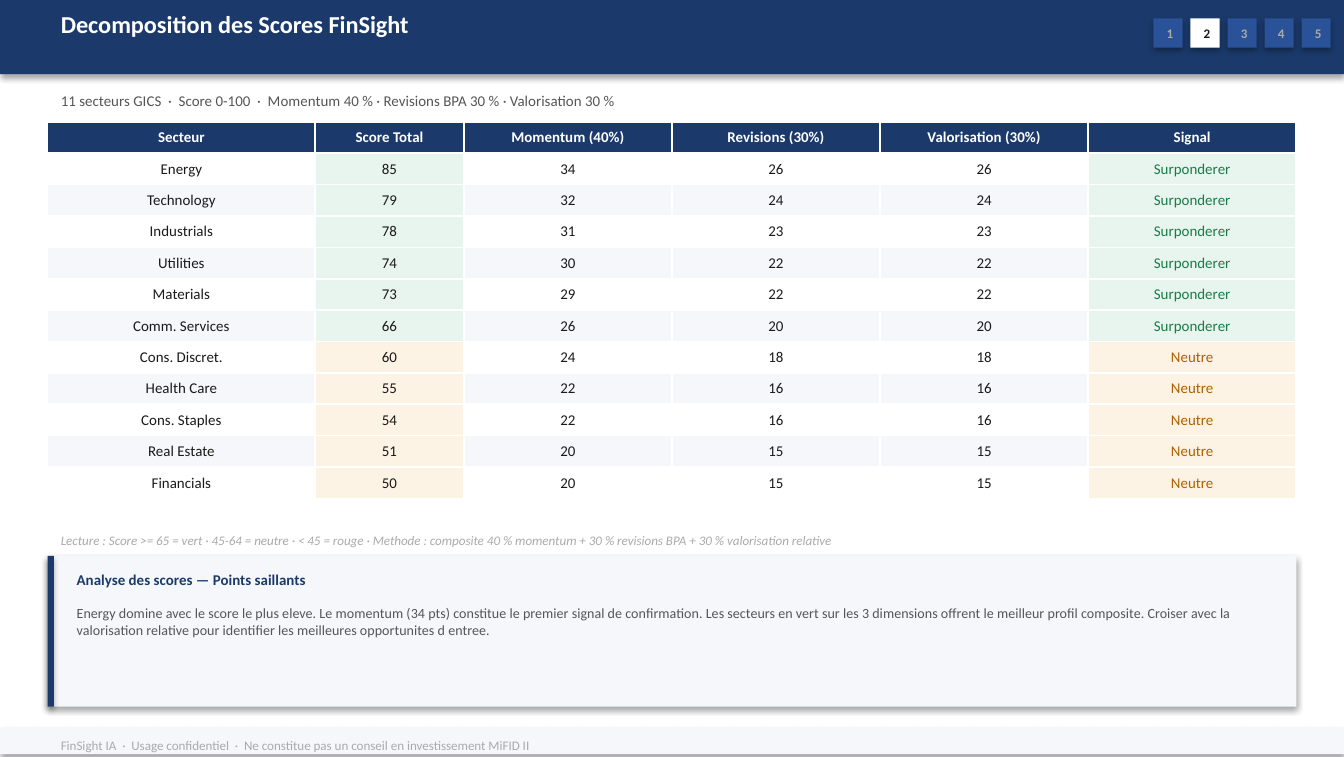
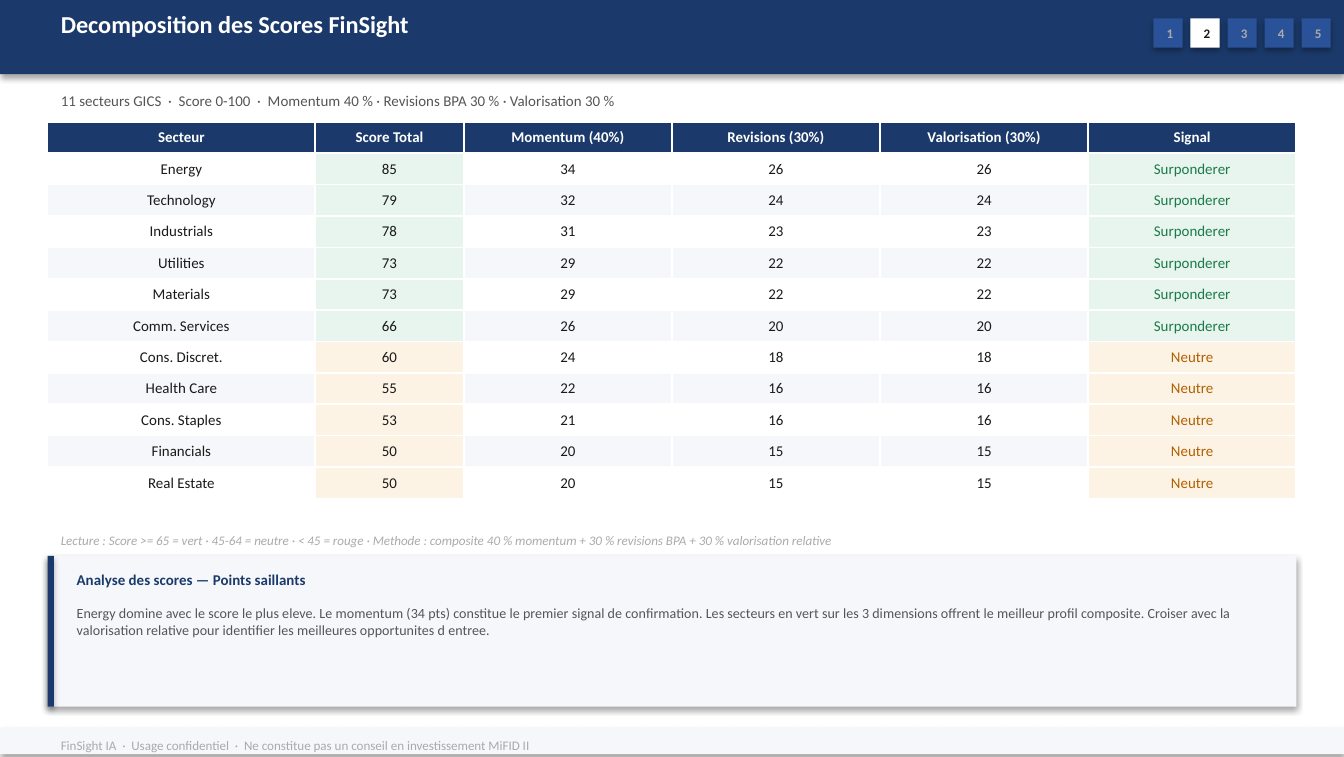
Before and after one commit to baptistejeh07-art/finsight-ia, a slide deck: slide 11 of preview/indice_SP_500/indice_SP_500.pptx. Drawn at 1344x757 pixels with LibreOffice and Linux fonts; fonts in the diff are those of the drawing. Boxes give left, top, right and bottom in pixels: in the first picture for what was removed or moved away, otherwise in the second. Text is boxed around its words. In the diff, an @@ line names an element or a change of style, - is before the commit and + after.

```diff
--- a/preview/indice_SP_500/indice_SP_500.pptx
+++ b/preview/indice_SP_500/indice_SP_500.pptx
@@ table at [47,122,1297,493] @@
-row 5, column 2: 74
+row 5, column 2: 73
-row 5, column 3: 30
+row 5, column 3: 29
-row 10: Cons. Staples | 54 | 22 | 16 | 16 | Neutre
-row 11: Real Estate | 51 | 20 | 15 | 15 | Neutre
+row 10: Cons. Staples | 53 | 21 | 16 | 16 | Neutre
+row 12: Real Estate | 50 | 20 | 15 | 15 | Neutre
```
Also in this commit, not shown: 6 other slides changed, 1 other file.
